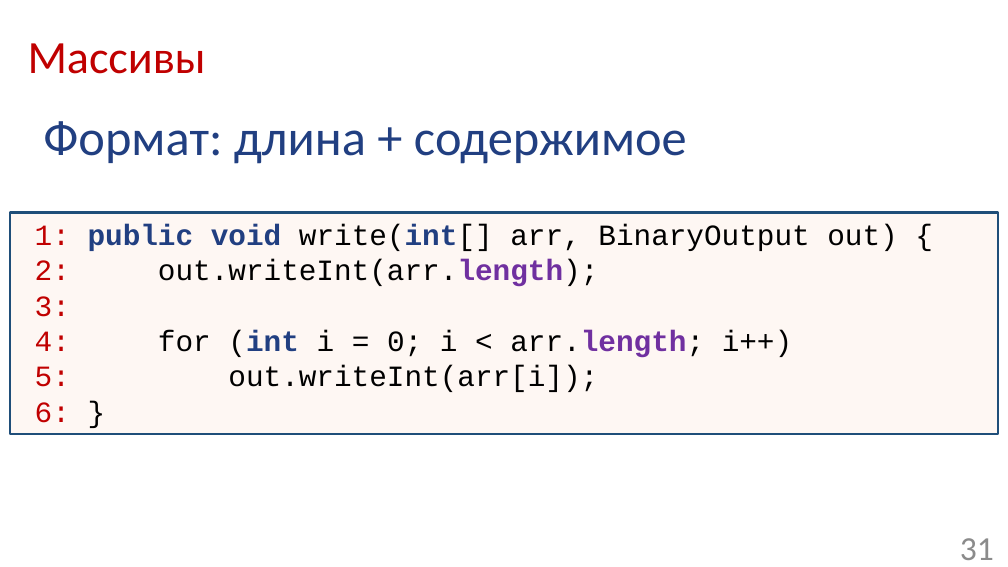
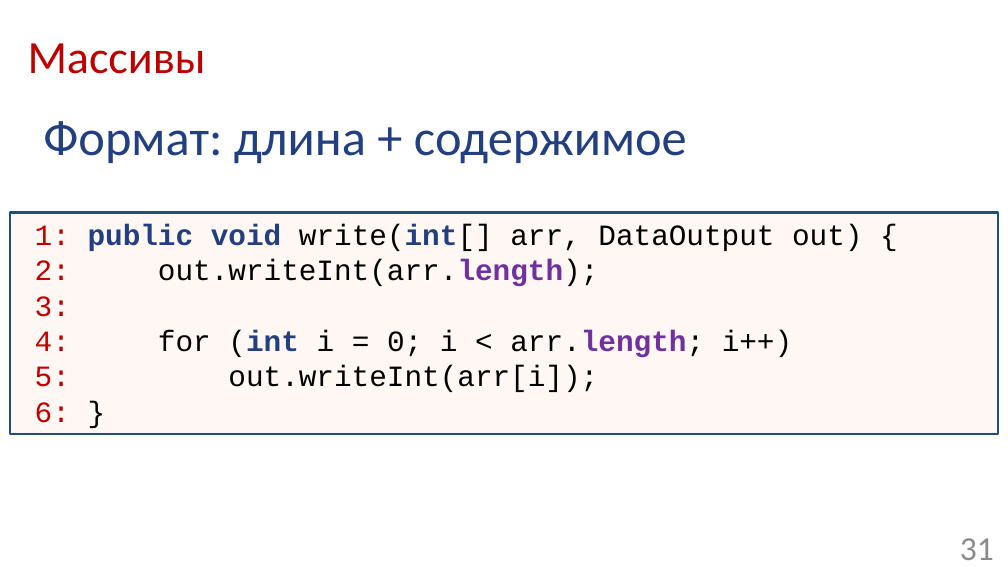
Before and after one commit to Mmuzaf/ozerov_2017_joker, a slide deck: slide 31 of slides/ozerov_joker2017_serialization.pptx. Drawn at 1008x567 pixels with LibreOffice and Linux fonts; fonts in the diff are those of the drawing; background and template pictures are left out. Boxes give left, top, right and bottom in pixels: in the first picture for what was removed or moved away, otherwise in the second. Text is boxed around its words. In the diff, an @@ line names an element or a change of style, - is before the commit and + after.

```diff
--- a/slides/ozerov_joker2017_serialization.pptx
+++ b/slides/ozerov_joker2017_serialization.pptx
@@ text in rectangle at (35, 224, 862, 251): text changed @@
-1: public void write(int[] arr, BinaryOutput out) {
+1: public void write(int[] arr, DataOutput out) {
```
Also in this commit, not shown: 15 other slides changed, 5 slides added, 3 slides removed, 1 other file.
